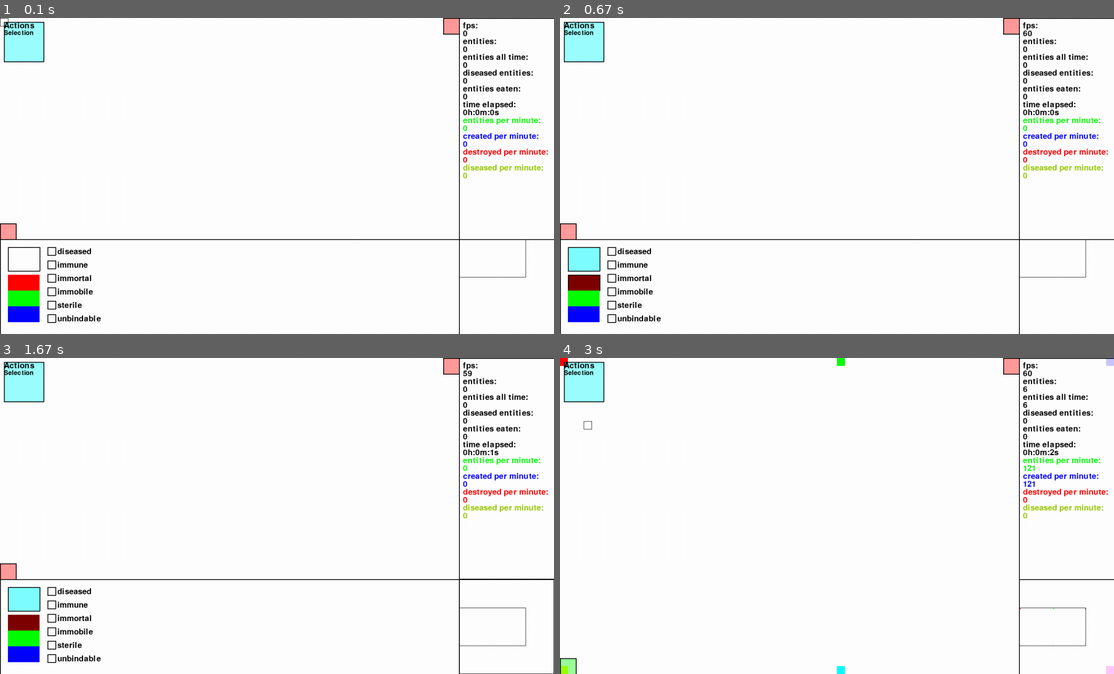
Above: before the commit, frames 1-4 (two rows, left to right).
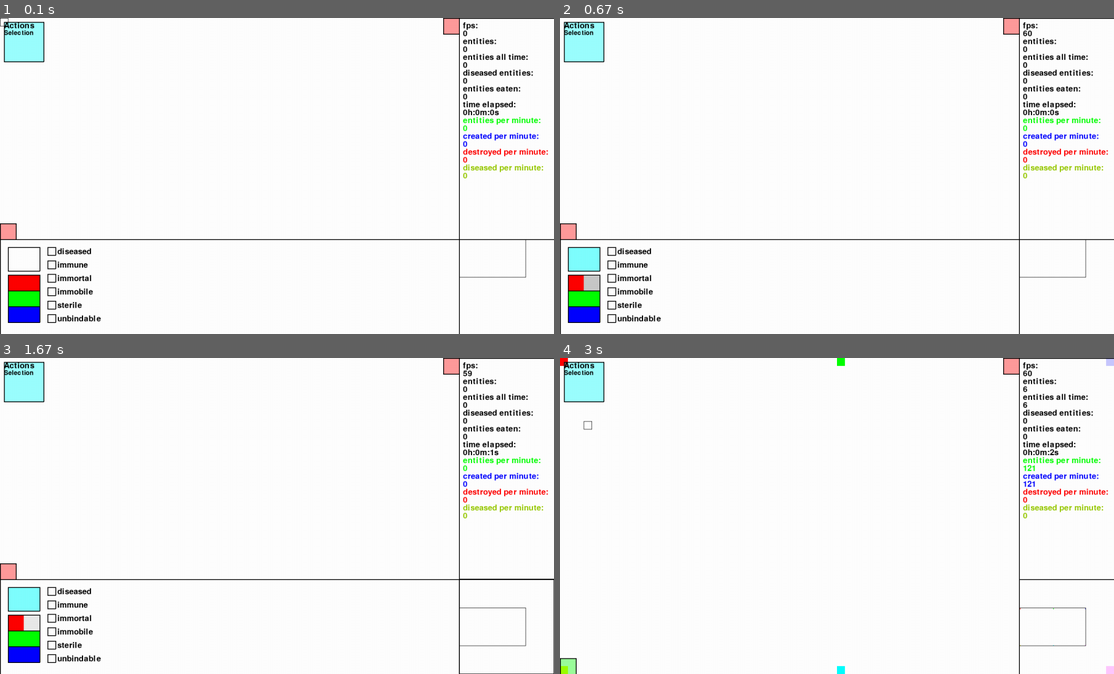
Above: after the commit, the same moments.

Repository: sbwhitt/pygame-life-simulation
Game: pygame game, started from main.py
Same seed, same stepped clock (60 frames per second), same inputs: the game is played once before the commit and once after it.
Inputs (mouse positions are in pixels of both pictures, inside the frame that each line leads up to):
- Up to frame 1 (0.1 s): no input
- Up to frame 2 (0.67 s): click (582, 283) at 0.38 s
- Up to frame 3 (1.67 s): click (282, 538) at 0.72 s; tap Enter at 1 s; click (481, 626) at 1.38 s
- Up to frame 4 (3 s): click (565, 572) at 1.72 s; click "Actions" at 2.05 s; click "Selection" at 2.38 s; tap E at 2.67 s

The runs differ from the first frame. In frame 1, 0.2% of the frame differs, in the area x 1-8%, y 81-97%; in frame 2, 0.4%; in frame 3, 0.4%; in frame 4, nothing differs.

Commit message:
add dynamic color picker options

Diff:
--- a/src/interface/color_picker.py
+++ b/src/interface/color_picker.py
@@ -10,21 +10,32 @@
 class ColorPickerOption(InterfaceElement):
     def __init__(self, option: str, pos: tuple, color: pygame.color):
         style = ColorPickerOptionStyle()
-        style.COLOR = color
+        InterfaceElement.__init__(self, style, pos)
         self.control_color = color
-        InterfaceElement.__init__(self, style, pos)
+        self.current_color = color
+        self.ratio = 1.0
         self.option = option
         self.hidden = False
 
     def render(self, screen: pygame.Surface) -> None:
-        self.render_opaque(screen)
         if self.hovering():
-            self.render_border(screen)
+            self.render_opaque(screen)
+        else:
+            self.render_transparent(screen)
+        self._render_control_rect(screen)
+        self.render_border(screen)
 
     def pick_color(self, pos: tuple) -> None:
         x_adj = utils.subtract_twoples(pos, self.pos)[0]
-        ratio = x_adj/self.style.WIDTH
-        self.style.COLOR = utils.multiply_color(self.control_color, ratio)
+        self.ratio = x_adj/self.style.WIDTH
+        self.current_color = utils.multiply_color(self.control_color, self.ratio)
+
+    # helpers
+
+    def _render_control_rect(self, screen: pygame.Surface) -> None:
+        r = self.rect.copy()
+        r.width = r.width*self.ratio
+        pygame.draw.rect(screen, self.control_color, r)
 
 
 class ColorPicker(InterfaceElement):
@@ -92,7 +103,7 @@
         c = pygame.Color(0, 0, 0)
         o: ColorPickerOption
         for o in self.options:
-            c += o.style.COLOR
+            c += o.current_color
         return c
 
     def _build_options(self, options: list[str]) -> list[ColorPickerOption]:
--- a/src/styles/styles.py
+++ b/src/styles/styles.py
@@ -44,7 +44,7 @@
 class ColorPickerOptionStyle(Style):
     WIDTH = 80
     HEIGHT = 40
-    COLOR = colors.BLACK
+    COLOR = colors.GRAY
     MARGIN = (0, 10)
 
 @dataclass
